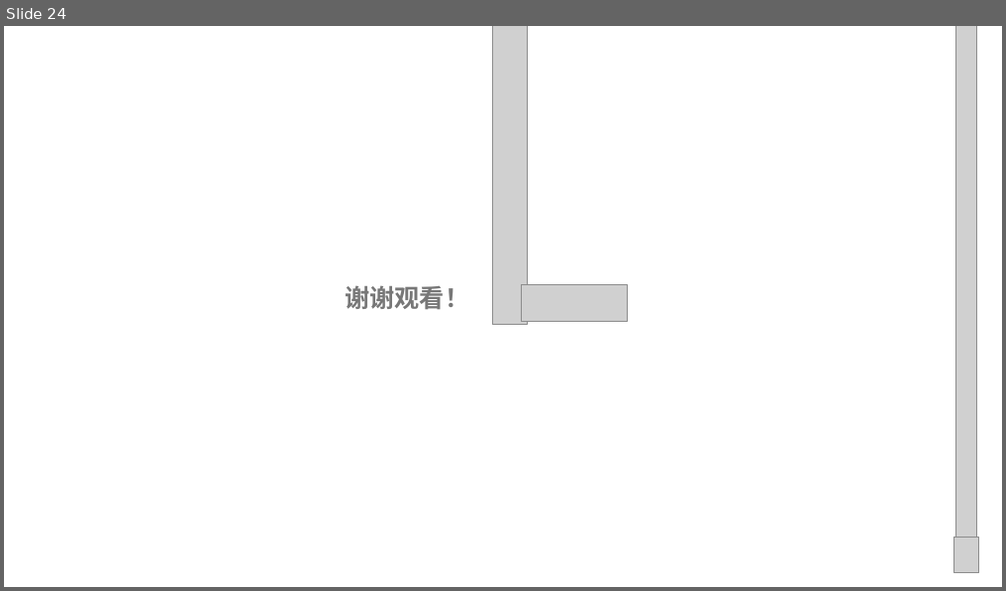
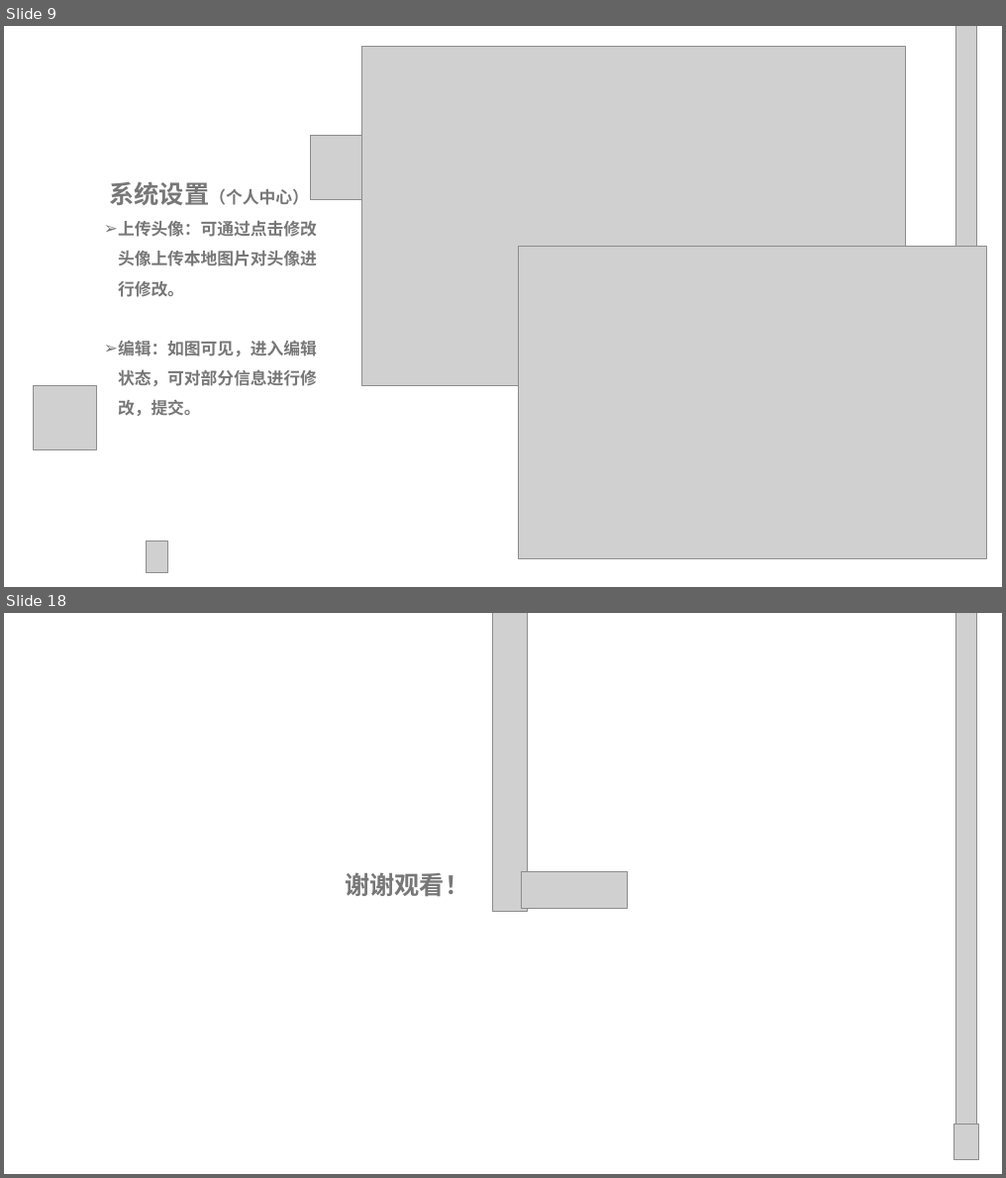
Before and after one commit to Interesting14/Library-management-system, a slide deck: 交付文档(上交到东软)/10.图书信息系统汇报答辩.pptx. Shown one above the other, each under a label of ours: slide 24 before the commit, slides 9 and 18 after it; the slides between them are not shown. The pictures are 1006x591 and 1006x1178 pixels, drawn with LibreOffice and Linux fonts; fonts in the diff are those of the drawing; grey boxes stand for pictures; background and template pictures are left out. Boxes give left, top, right and bottom in pixels: in the first picture for what was removed or moved away, otherwise in the second. Text is boxed around its words. In the diff, an @@ line names an element or a change of style, - is before the commit and + after.

```diff
--- a/交付文档(上交到东软)/10.图书信息系统汇报答辩.pptx
+++ b/交付文档(上交到东软)/10.图书信息系统汇报答辩.pptx
@@ slide 9 added at bbox=[4, 26, 1002, 587], background picture (left out) @@
@@ picture added at bbox=[361, 46, 906, 386] @@
@@ picture added at bbox=[955, 26, 976, 560] @@
@@ picture added at bbox=[311, 135, 374, 199] @@
@@ text added at bbox=[110, 181, 317, 416], 16 pt, text #777777, bold @@
+系统设置（个人中心）
+➢ 上传头像：可通过点击修改头像上传本地图片对头像进行修改。
+➢ 编辑：如图可见，进入编辑状态，可对部分信息进行修改，提交。
@@ picture added at bbox=[519, 247, 987, 560] @@
@@ picture added at bbox=[33, 386, 97, 451] @@
@@ picture added at bbox=[146, 542, 168, 573] @@
@@ what was slide 24 is now slide 18 @@
```
Also in this commit, not shown: 5 slides changed, 11 other slides added, 18 slides removed.
